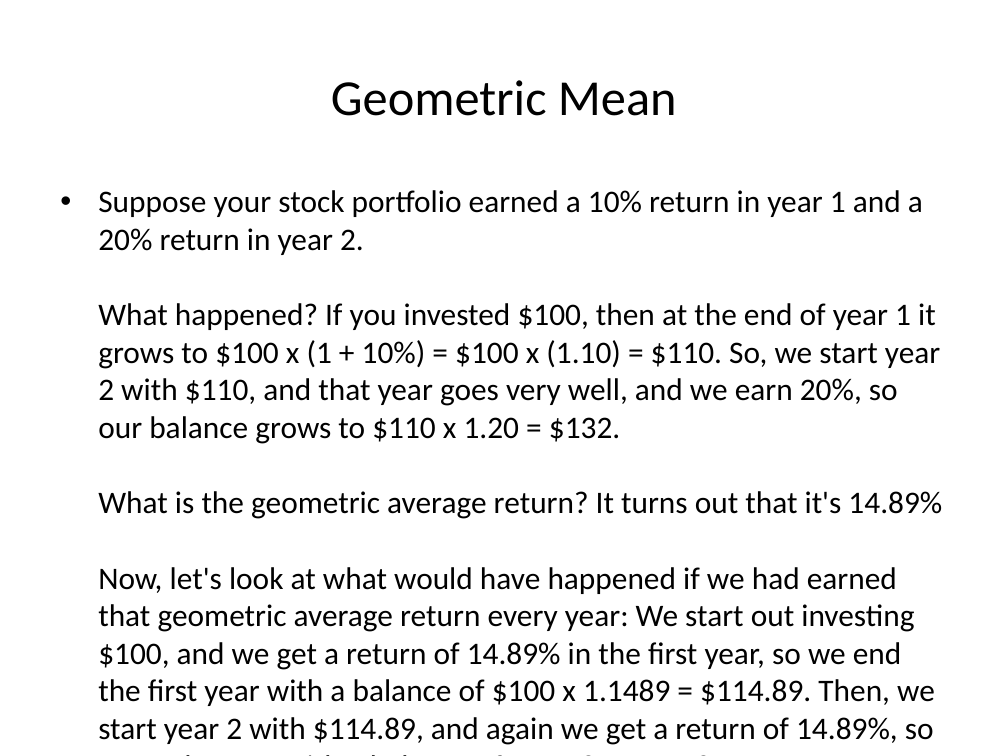
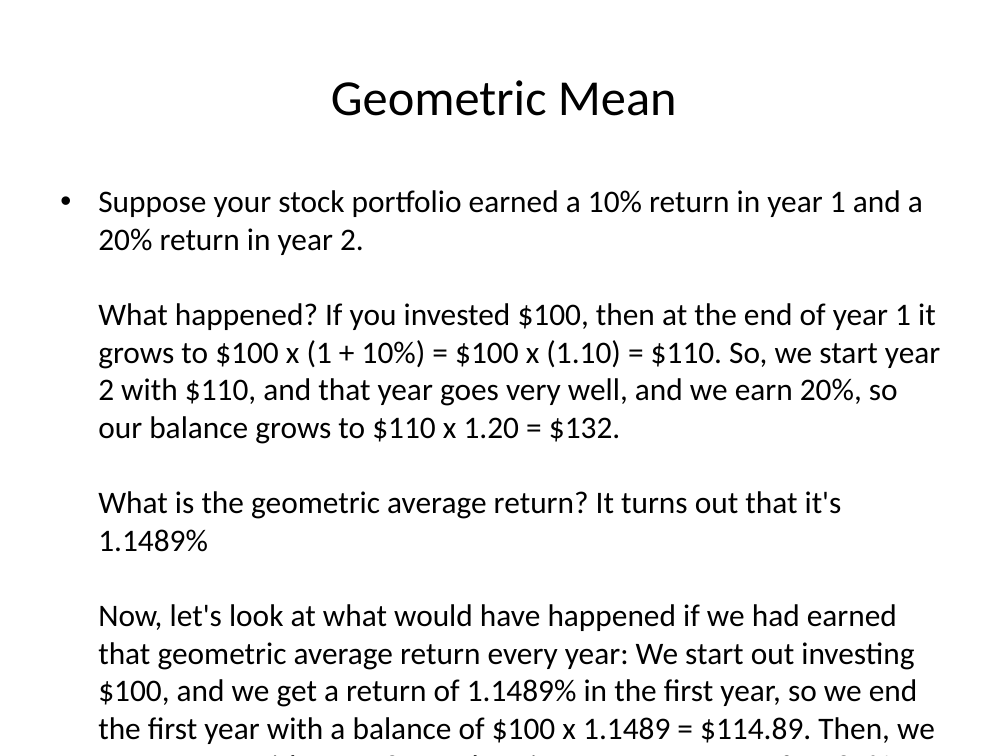
Before and after one commit to sachinyadav3496/Winter_Internship_2018, a slide deck: slide 79 of DataScience/Day1/Central Tendency.pptx. Drawn at 1008x756 pixels with LibreOffice and Linux fonts; fonts in the diff are those of the drawing. Boxes give left, top, right and bottom in pixels: in the first picture for what was removed or moved away, otherwise in the second. Text is boxed around its words. In the diff, an @@ line names an element or a change of style, - is before the commit and + after.

```diff
--- a/DataScience/Day1/Central Tendency.pptx
+++ b/DataScience/Day1/Central Tendency.pptx
@@ text at <box>98,190,940,744</box>: text changed @@
-• Suppose your stock portfolio earned a 10% return in year 1 and a 20% return in year 2.
-  What happened? If you invested $100, then at the end of year 1 it grows to $100 x (1 + 10%) = $100 x (1.10) = $110. So, we start year 2 with $110, and that year goes very well, and we earn 20%, so our balance grows to $110 x 1.20 = $132.
-  What is the geometric average return? It turns out that it's 14.89%
-  Now, let's look at what would have happened if we had earned that geometric average return every year: We start out investing $100, and we get a return of 14.89% in the first year, so we end the first year with a balance of $100 x 1.1489 = $114.89. Then, we start year 2 with $114.89, and again we get a return of 14.89%, so we end year 2 with a balance of $114.89 x 1.1489 = $132.
+• Suppose your stock portfolio earned a 10% return in year 1 and a 20% return in year 2.
+  What happened? If you invested $100, then at the end of year 1 it grows to $100 x (1 + 10%) = $100 x (1.10) = $110. So, we start year 2 with $110, and that year goes very well, and we earn 20%, so our balance grows to $110 x 1.20 = $132.
+  What is the geometric average return? It turns out that it's 1.1489%
+  Now, let's look at what would have happened if we had earned that geometric average return every year: We start out investing $100, and we get a return of 1.1489% in the first year, so we end the first year with a balance of $100 x 1.1489 = $114.89. Then, we start year 2 with $114.89, and again we get a return of 14.89%, so we end year 2 with a balance of $114.89 x 1.1489 = $132.
```
Also in this commit, not shown: 9 other slides changed, 10 other files.
